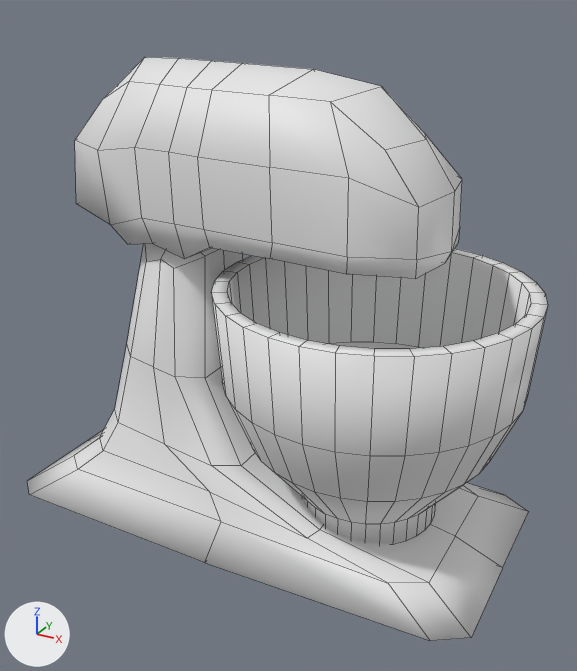
What one commit did to the FBX model Assets/Models/HG_Models/StandMixer.fbx.
Camera for both pictures: a 50 mm camera at (1.98, -3.61, 3.0) aimed at (0.0, 0.01, 1.2). Every picture has the same lights, and +X, +Y and +Z are marked at lower left. Mesh edges are drawn as thin lines.

Names of what the first picture shows: 'StandMixer'.
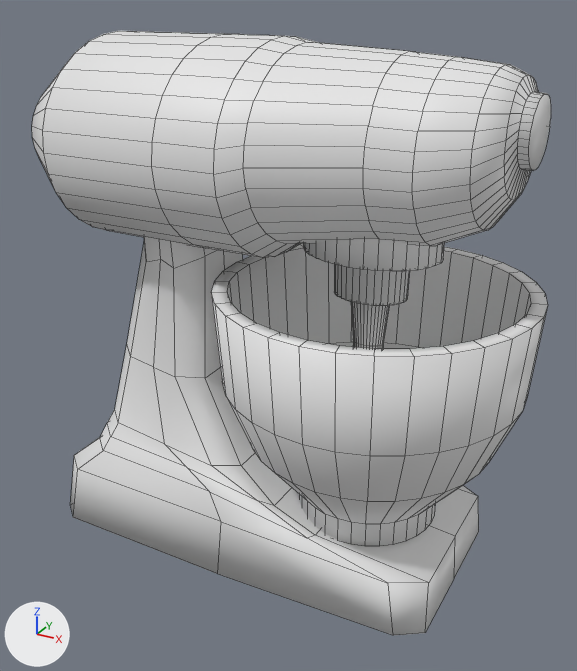
Pixel boxes [x1, y1, x2, y2] of what changed, in the pictures (577 x 671 px):
'StandMixer', reshaped
    before: [27, 57, 548, 641]
    after: [32, 31, 551, 635]
part 1 of me_cylinder, rebuilt (34% wider)
    before: [75, 57, 462, 278]
    after: [32, 31, 551, 258]
part 2 of me_cylinder, added
    after: [304, 239, 445, 349]
part 3 of me_cylinder, built on
    before: [27, 409, 528, 641]
    after: [70, 409, 479, 635]
part 4 of me_cylinder, built on
    before: [145, 243, 219, 268]
    after: [144, 236, 217, 268]

The change in detail:
me_cylinder is used by ob_standmixer; location (0.514, 0.0, 1.018).
me_cylinder had 413 vertices, 376 faces and spanned x -2.14..0.84, y -0.84..0.84, z -0.97..1.63.
me_cylinder now has 931 vertices, 836 faces and spans x -1.94..0.84, y -0.84..0.84, z -1.14..1.76.
me_cylinder part 1: the loose piece of 82 vertices spanning x -1.74..0.38, y -0.41..0.41, z 0.65..1.63 is rebuilt with 352 vertices and now spans x -1.94..0.72, y -0.65..0.65, z 0.66..1.76.
me_cylinder part 2: a new loose piece of 224 vertices spanning x -0.39..0.33, y -0.28..0.28, z 0.1..1.08.
Part 3, on me_cylinder:
3 vertices are removed from x -0.09, y -0.43..0.43, z -0.7.
16 faces are deleted.
13 vertices move from x -2.14..0.81, y -0.7..0.7, z -0.97..-0.92 to x -1.88..0.55, y -0.58..0.58, z -1.14..-1.09.
15 vertices are added at x -1.59..-0.11, y -0.48..0.48, z -0.75..-0.5.
28 new faces join them.
Part 4, on me_cylinder:
2 vertices are removed from x -1.13, y -0.18..0.0, z 0.73.
6 faces are deleted.
14 vertices are added at x -1.29..-0.94, y -0.35..0.16, z 0.93..1.05.
18 new faces join them.
